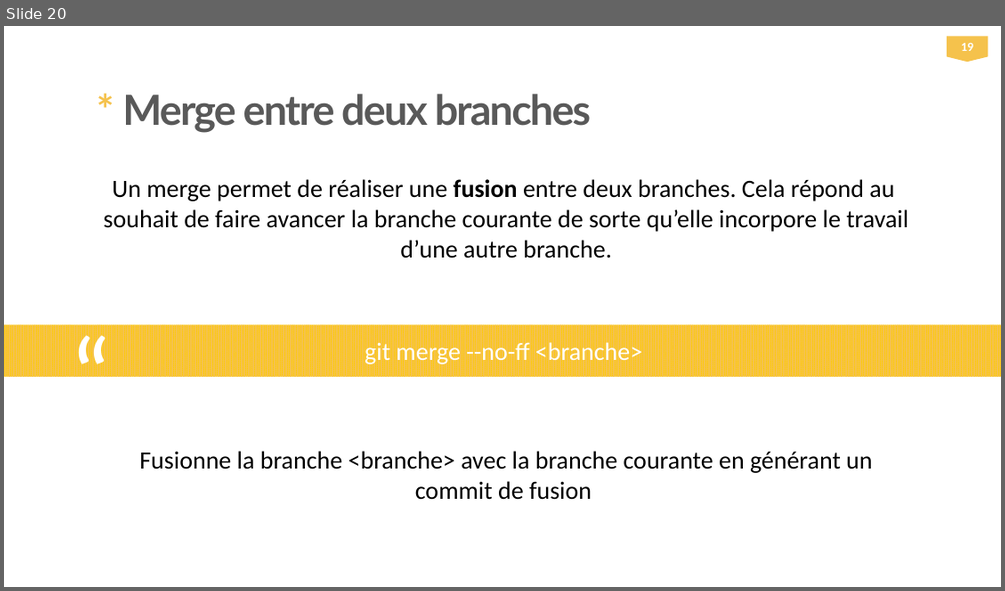
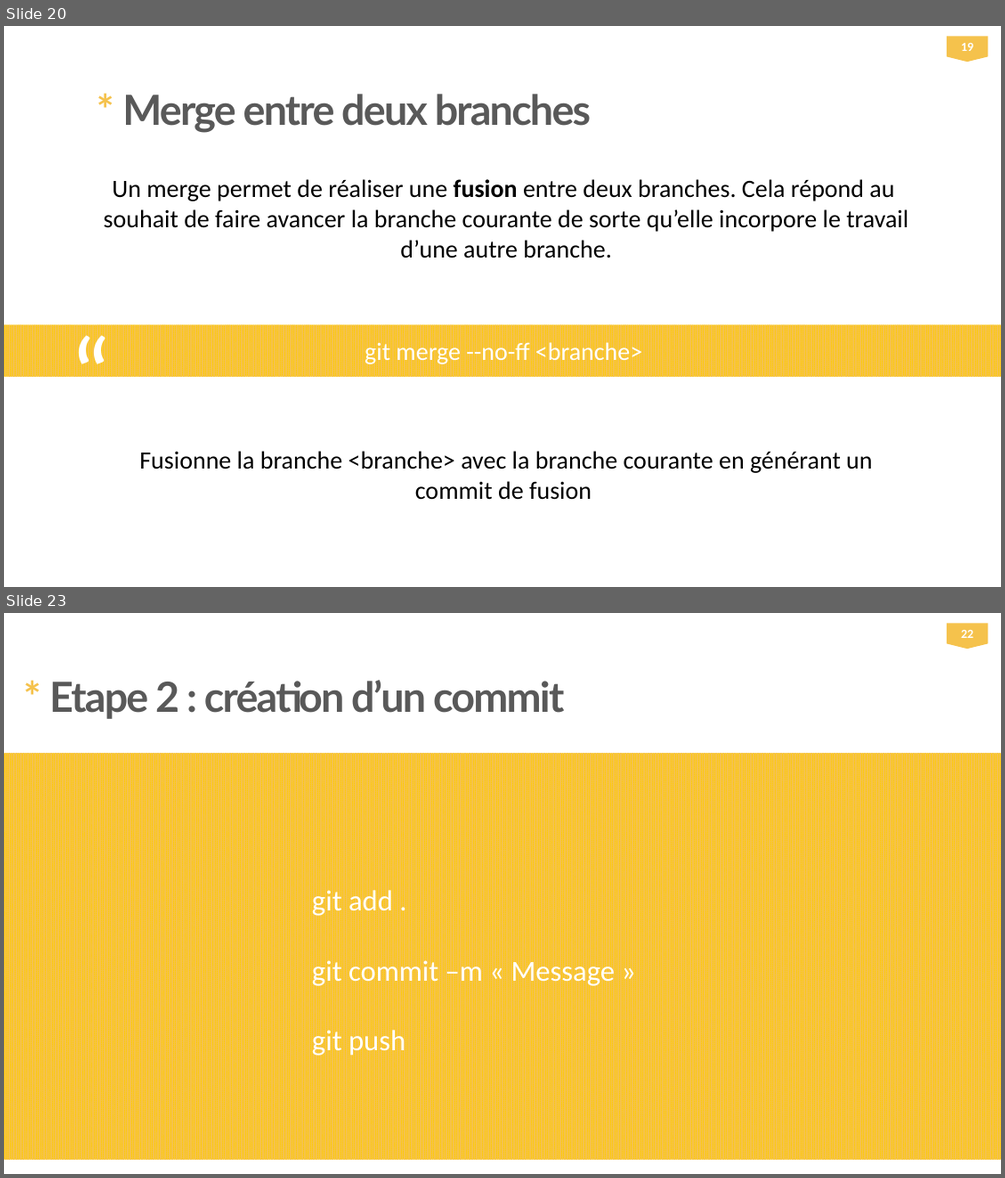
Before and after one commit to ezlanguage/ezlanguage, a slide deck: presentation/GIT.pptx. Shown one above the other, each under a label of ours: slide 20 before the commit, slides 20 and 23 after it; the slides between them are not shown. The pictures are 1005x591 and 1005x1178 pixels, drawn with LibreOffice and Linux fonts; fonts in the diff are those of the drawing. Boxes give left, top, right and bottom in pixels: in the first picture for what was removed or moved away, otherwise in the second. Text is boxed around its words. In the diff, an @@ line names an element or a change of style, - is before the commit and + after.

```diff
--- a/presentation/GIT.pptx
+++ b/presentation/GIT.pptx
@@ slide 23 added at (4, 613, 1001, 1174), background #FFFFFF @@
@@ flow chart offpage connector added at (947, 624, 988, 649), fill #F5C24C, 12 pt, text #FFFFFF, bold @@
+22
@@ text added at (49, 680, 564, 719), 40 pt, text #595959, bold @@
+* Etape 2 : création d’un commit
@@ rectangle added at (4, 753, 1001, 1159), fill pattern #F5C24C on #FFCC00 @@
@@ text added at (312, 887, 615, 1057), 28 pt, text #FFFFFF @@
+git add .
+git commit –m « Message »
+git push
```
Also in this commit, not shown: 4 other slides added.
